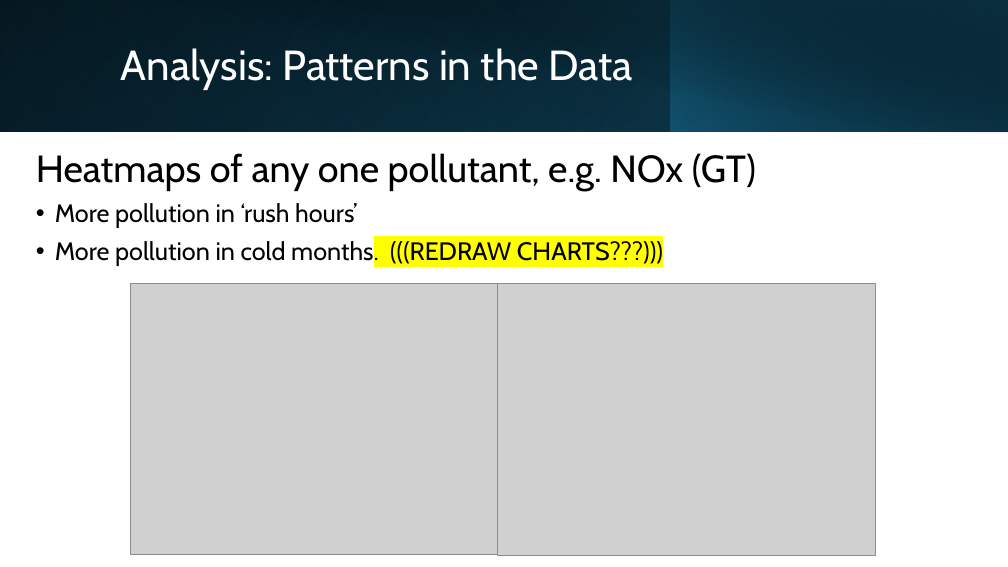
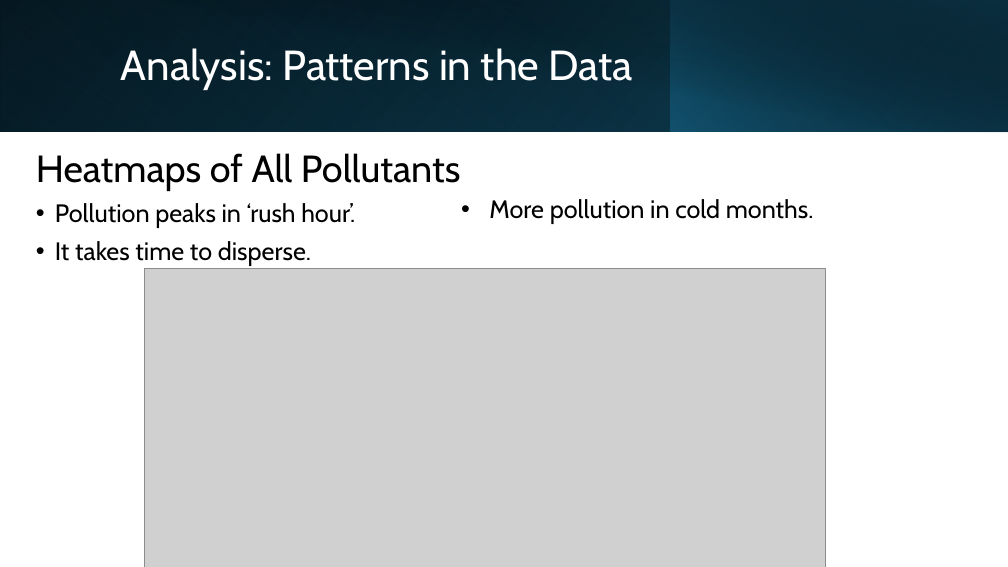
Before and after one commit to daemonchild/cardiffmet-dat5003-applied-datascience, a slide deck: slide 10 of DAT5003-S2_24-AirQuality-ST20285213-TomRowan_PRES1.pptx (slide 9 before the commit). Drawn at 1008x567 pixels with LibreOffice and Linux fonts; fonts in the diff are those of the drawing; grey boxes stand for pictures. Boxes give left, top, right and bottom in pixels: in the first picture for what was removed or moved away, otherwise in the second. Text is boxed around its words. In the diff, an @@ line names an element or a change of style, - is before the commit and + after.

```diff
--- a/DAT5003-S2_24-AirQuality-ST20285213-TomRowan_PRES1.pptx
+++ b/DAT5003-S2_24-AirQuality-ST20285213-TomRowan_PRES1.pptx
@@ text at bbox=[36, 153, 461, 266]: text changed @@
-Heatmaps of any one pollutant, e.g. NOx (GT)
-• More pollution in ‘rush hours’
-• More pollution in cold months. (((REDRAW CHARTS???)))
+Heatmaps of All Pollutants
+• Pollution peaks in ‘rush hour’.
+• It takes time to disperse.
@@ text added at bbox=[489, 199, 814, 224], 24 pt, text #000000 @@
+• More pollution in cold months.
@@ picture added at bbox=[145, 268, 826, 567] @@
@@ picture removed at bbox=[130, 284, 497, 554] @@
@@ picture removed at bbox=[497, 284, 876, 556] @@
```
Also in this commit, not shown: 10 other slides changed, 2 slides added, 4 other files.
